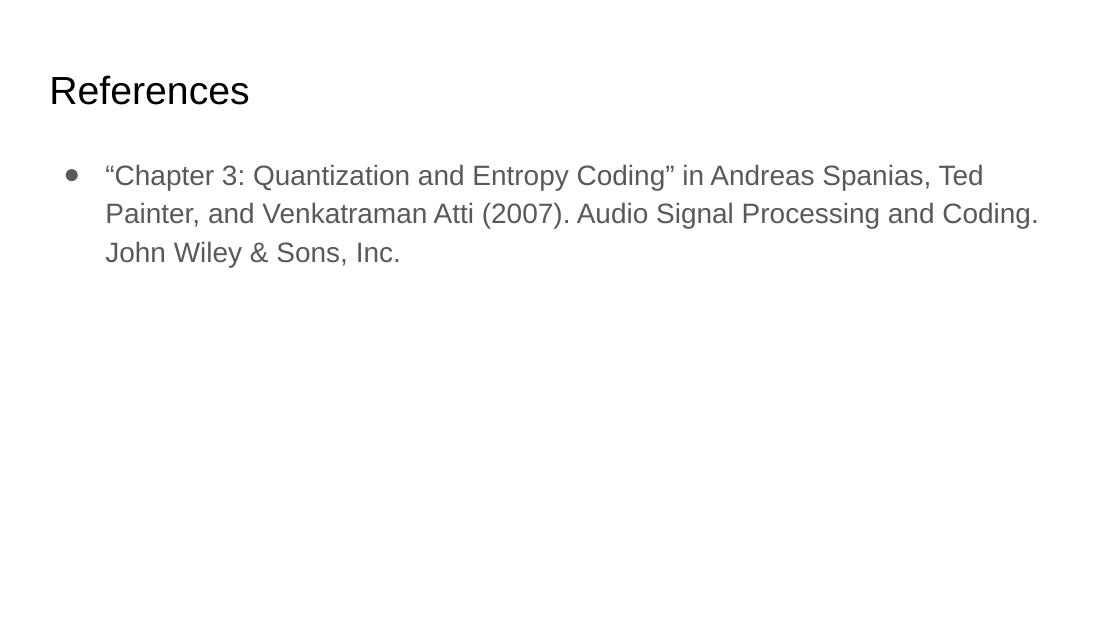
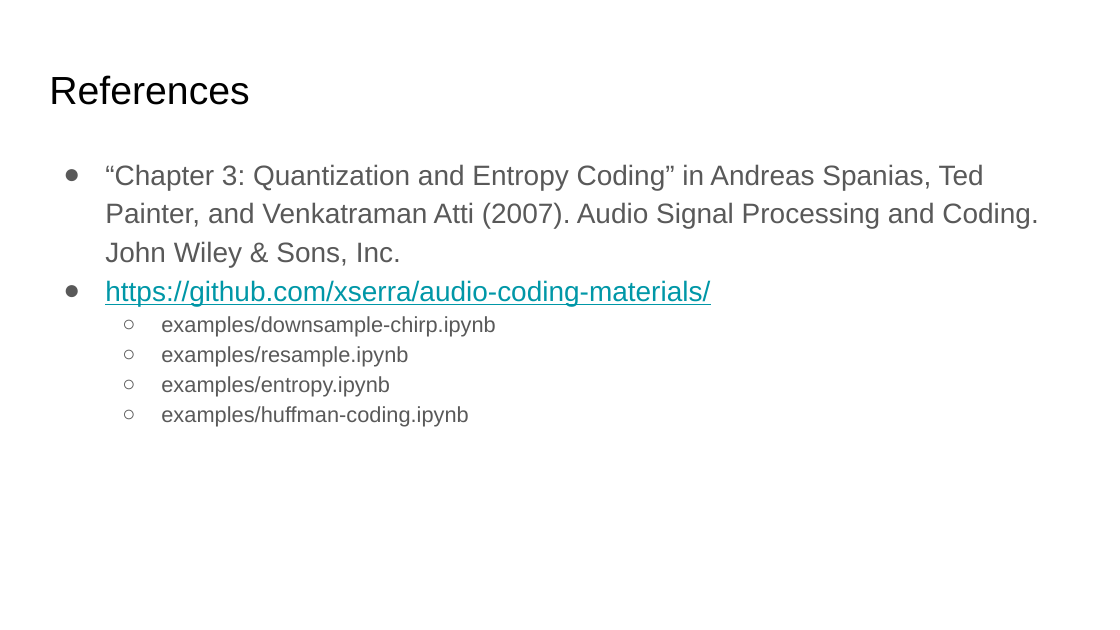
Before and after one commit to xserra/audio-coding-materials, a slide deck: slide 26 of lectures/2. Quantization and _entropy coding.pptx. Drawn at 1120x630 pixels with LibreOffice and Linux fonts; fonts in the diff are those of the drawing. Boxes give left, top, right and bottom in pixels: in the first picture for what was removed or moved away, otherwise in the second. Text is boxed around its words. In the diff, an @@ line names an element or a change of style, - is before the commit and + after.

Commit message:
added example references

```diff
--- a/lectures/2. Quantization and _entropy coding.pptx
+++ b/lectures/2. Quantization and _entropy coding.pptx
@@ text at [105,280,710,427]: paragraphs added @@
+● https://github.com/xserra/audio-coding-materials/
+  ○ examples/downsample-chirp.ipynb
+  ○ examples/resample.ipynb
+  ○ examples/entropy.ipynb
+  ○ examples/huffman-coding.ipynb
```
Also in this commit, not shown: 1 other file.
